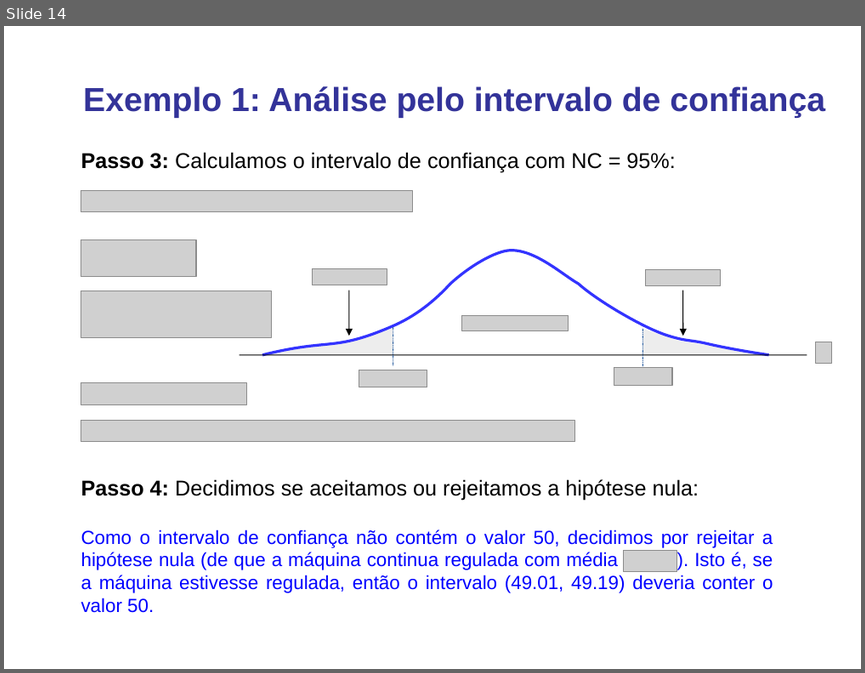
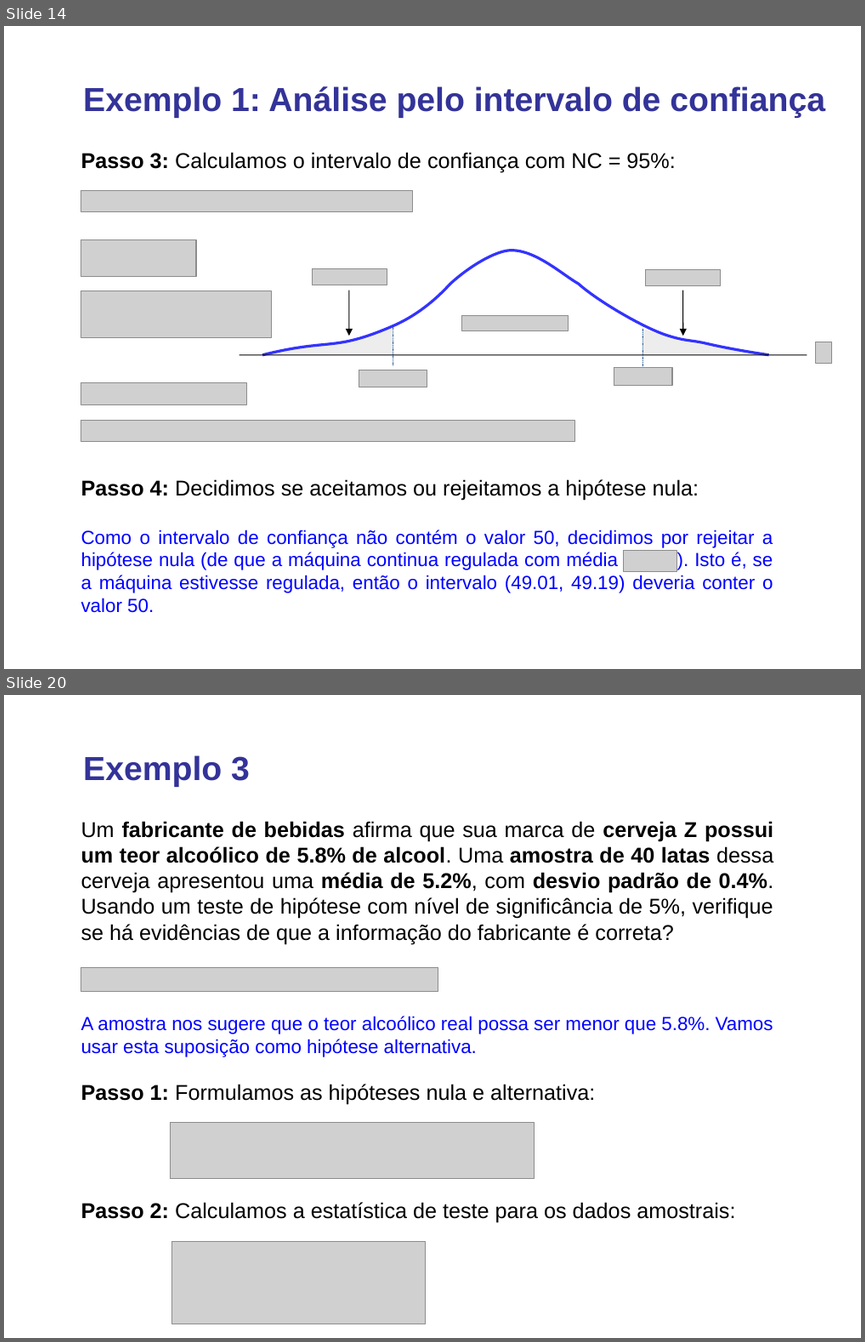
Before and after one commit to lansaviniec/estatistica, a slide deck: 8 teste_de_hipotese.ppt. Shown one above the other, each under a label of ours: slide 14 before the commit, slides 14 and 20 after it; the slides between them are not shown. The pictures are 865x673 and 865x1342 pixels, drawn with LibreOffice and Linux fonts; fonts in the diff are those of the drawing; grey boxes stand for pictures. Boxes give left, top, right and bottom in pixels: in the first picture for what was removed or moved away, otherwise in the second. Text is boxed around its words. In the diff, an @@ line names an element or a change of style, - is before the commit and + after.

```diff
--- a/8 teste_de_hipotese.ppt
+++ b/8 teste_de_hipotese.ppt
@@ slide 20 added at [4,695,861,1338], background #FFFFFF @@
@@ text added at [83,755,250,787], 28 pt, text #333399, bold @@
+Exemplo 3
@@ text added at [81,821,774,944], 18 pt, text #000000 @@
+Um fabricante de bebidas afirma que sua marca de cerveja Z possui um teor alcoólico de 5.8% de alcool. Uma amostra de 40 latas dessa cerveja apresentou uma média de 5.2%, com desvio padrão de 0.4%. Usando um teste de hipótese com nível de significância de 5%, verifique se há evidências de que a informação do fabricante é correta?
@@ picture added at [81,968,438,992] @@
@@ text added at [81,1015,773,1057], 16 pt, text #0000FF @@
+A amostra nos sugere que o teor alcoólico real possa ser menor que 5.8%. Vamos usar esta suposição como hipótese alternativa.
@@ text added at [81,1083,595,1105], 18 pt, text #000000 @@
+Passo 1: Formulamos as hipóteses nula e alternativa:
@@ picture added at [171,1123,534,1179] @@
@@ text added at [81,1202,735,1223], 18 pt, text #000000 @@
+Passo 2: Calculamos a estatística de teste para os dados amostrais:
@@ picture added at [172,1241,425,1323] @@
```
Also in this commit, not shown: 8 slides changed, 11 other slides added, 1 slide removed, 1 other file.
